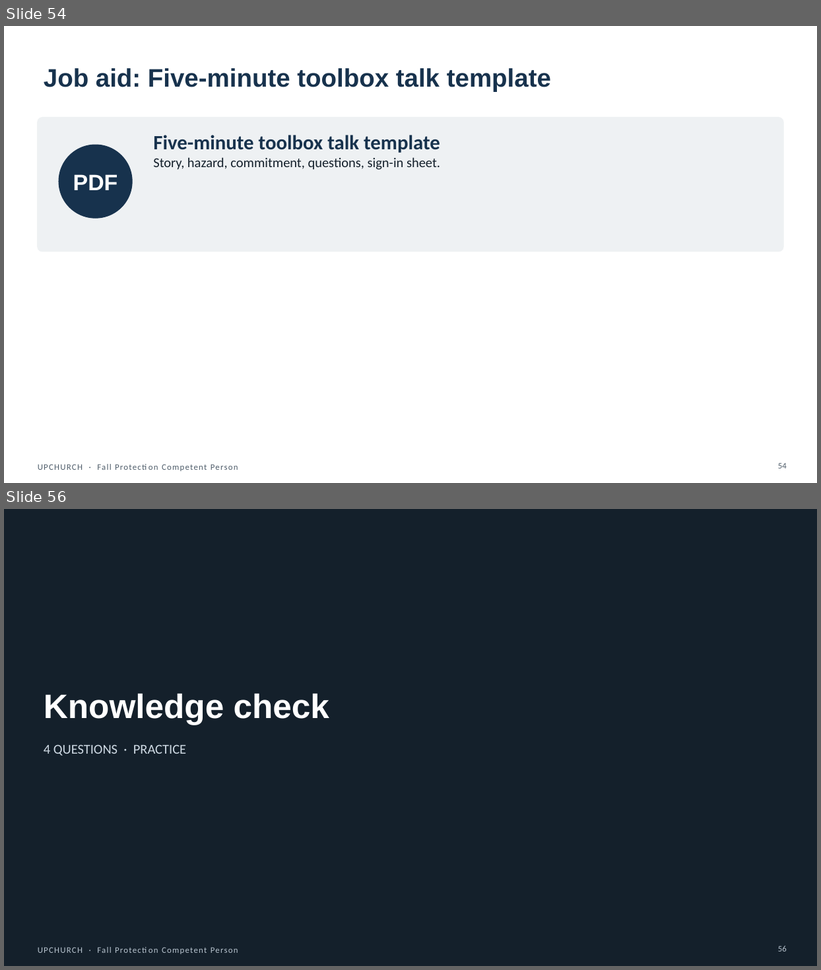
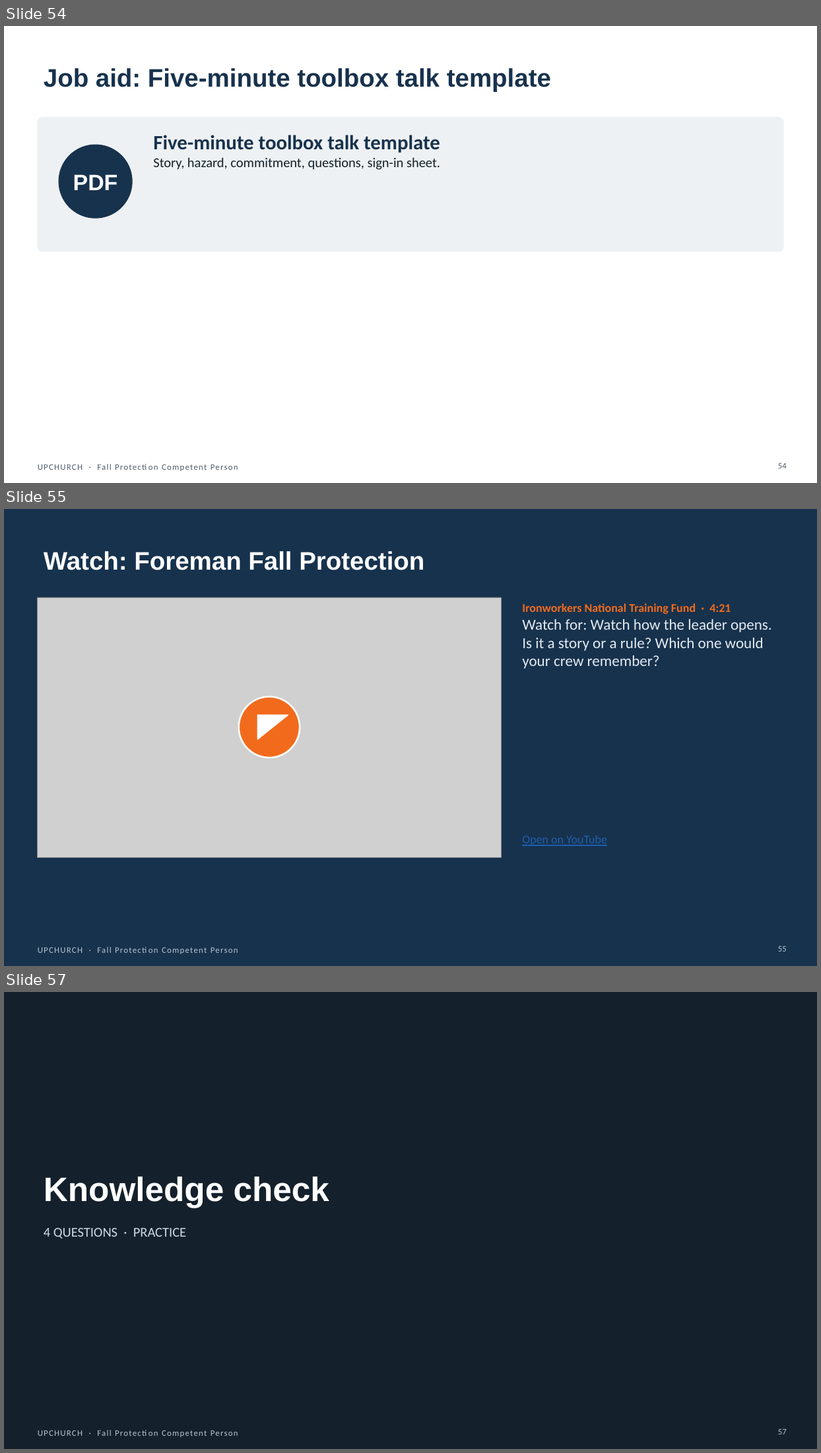
Before and after one commit to jeancastillo1983-max/index, a slide deck: deliverables/powerpoint/FPCP_M8_leading-the-crew-training-pressure-and-s.pptx. Shown one above the other, each under a label of ours: slides 54 and 56 before the commit, slides 54, 55 and 57 after it; the slides between them are not shown. The pictures are 821x970 and 821x1453 pixels, drawn with LibreOffice and Linux fonts; fonts in the diff are those of the drawing; grey boxes stand for pictures. Boxes give left, top, right and bottom in pixels: in the first picture for what was removed or moved away, otherwise in the second. Text is boxed around its words. In the diff, an @@ line names an element or a change of style, - is before the commit and + after.

```diff
--- a/deliverables/powerpoint/FPCP_M8_leading-the-crew-training-pressure-and-s.pptx
+++ b/deliverables/powerpoint/FPCP_M8_leading-the-crew-training-pressure-and-s.pptx
@@ slide 55 added at box(4, 509, 817, 966), background #17324D; not listed: 1 template element that a slide beside it also shows @@
@@ title added at box(44, 551, 424, 570), 30 pt, text #FFFFFF, bold @@
+Watch: Foreman Fall Protection
@@ picture added at box(38, 597, 501, 859) @@
@@ text added at box(522, 603, 772, 669), 18 pt, text #E3EAF0 @@
+Ironworkers National Training Fund · 4:21
+Watch for: Watch how the leader opens. Is it a story or a rule? Which one would your crew remember?
@@ ellipse added at box(239, 697, 300, 758), fill #F26B1D, outline #FFFFFF 2 pt @@
@@ right triangle added at box(257, 715, 288, 739), fill #FFFFFF, outline #FFFFFF 1 pt @@
@@ text added at box(522, 835, 607, 846), 14 pt, text #1F5FAE, underline @@
+Open on YouTube
@@ page number added at box(778, 947, 787, 952), 10 pt, text #B8C4CF @@
+55
@@ what was slide 56 is now slide 57 @@
@@ page number at box(778, 1430, 787, 1435): text changed @@
-56
+57
```
Also in this commit, not shown: 10 slides changed, 45 other files.
